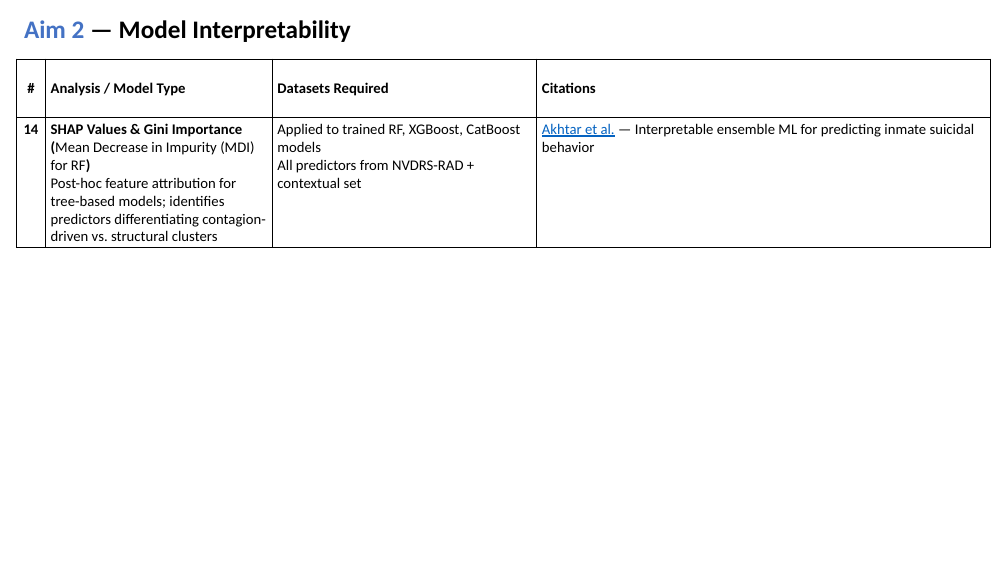
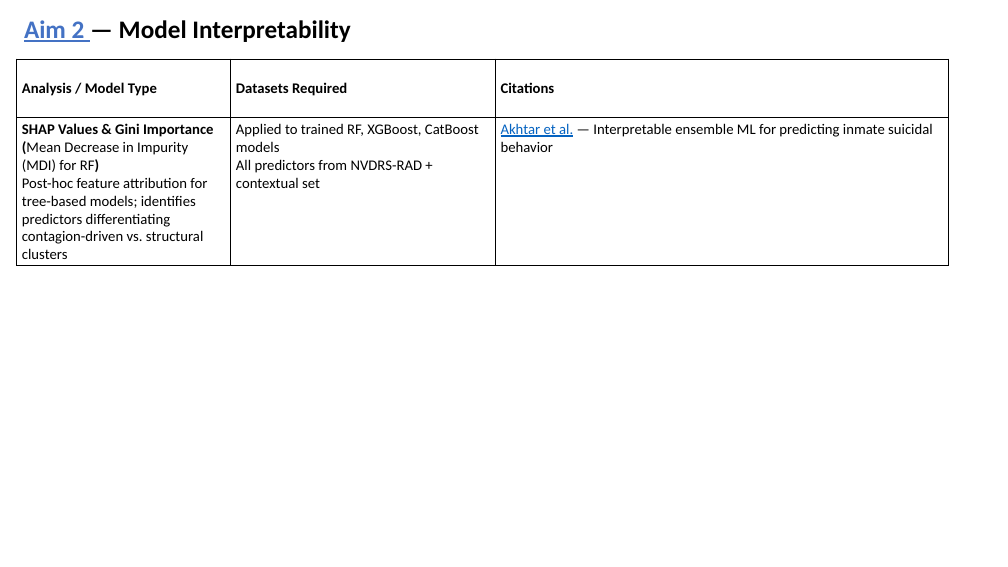
Before and after one commit to MatteoPS/suicide_forecasting, a slide deck: slide 8 of docs/Suicide_forcasting_note_slides.pptx. Drawn at 1008x567 pixels with LibreOffice and Linux fonts; fonts in the diff are those of the drawing. Boxes give left, top, right and bottom in pixels: in the first picture for what was removed or moved away, otherwise in the second. Text is boxed around its words. In the diff, an @@ line names an element or a change of style, - is before the commit and + after.

```diff
--- a/docs/Suicide_forcasting_note_slides.pptx
+++ b/docs/Suicide_forcasting_note_slides.pptx
@@ text "Aim 2 — Model Interpretability" at box(24, 20, 350, 42): underline on in "Aim 2" @@
@@ table at box(17, 59, 949, 265) @@
-column 1: # | 14
@@ table: place and size @@
-table at box(17, 59, 991, 247)
+table at box(17, 59, 949, 265)
```
Also in this commit, not shown: 5 other slides changed, 2 slides added.
